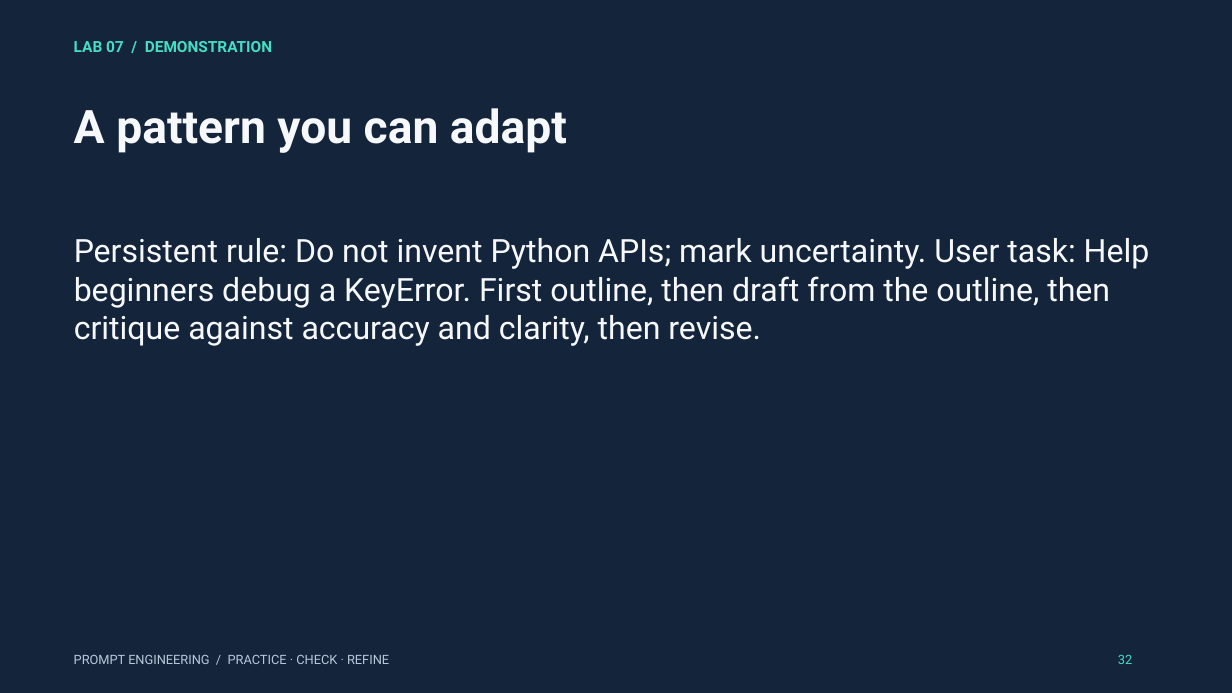
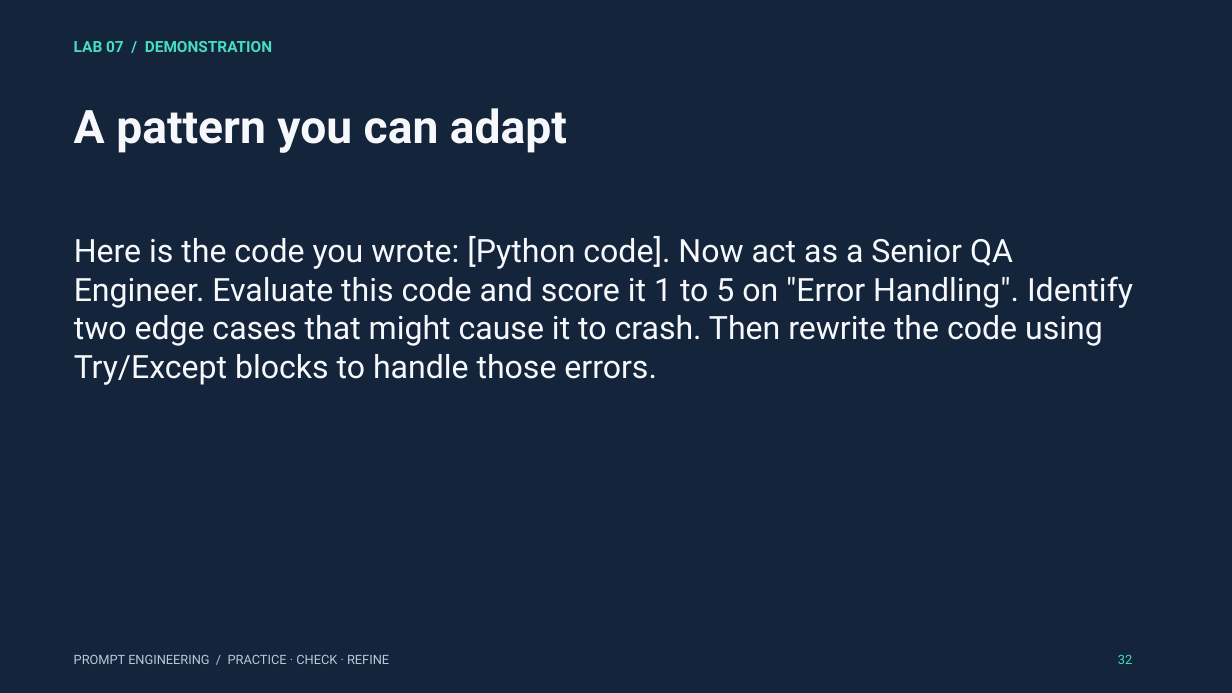
Before and after one commit to mahdimnkh81/prompt-engineering-workshop, a slide deck: slide 32 of materials/prompt_engineering_3_hour_workshop.pptx. Drawn at 1232x693 pixels with LibreOffice and Linux fonts; fonts in the diff are those of the drawing. Boxes give left, top, right and bottom in pixels: in the first picture for what was removed or moved away, otherwise in the second. Text is boxed around its words. In the diff, an @@ line names an element or a change of style, - is before the commit and + after.

```diff
--- a/materials/prompt_engineering_3_hour_workshop.pptx
+++ b/materials/prompt_engineering_3_hour_workshop.pptx
@@ text at (x1=74, y1=236, x2=1133, y2=385): text changed @@
-Persistent rule: Do not invent Python APIs; mark uncertainty. User task: Help beginners debug a KeyError. First outline, then draft from the outline, then critique against accuracy and clarity, then revise.
+Here is the code you wrote: [Python code]. Now act as a Senior QA Engineer. Evaluate this code and score it 1 to 5 on "Error Handling". Identify two edge cases that might cause it to crash. Then rewrite the code using Try/Except blocks to handle those errors.
```
Also in this commit, not shown: 19 other slides changed, 14 other files.
